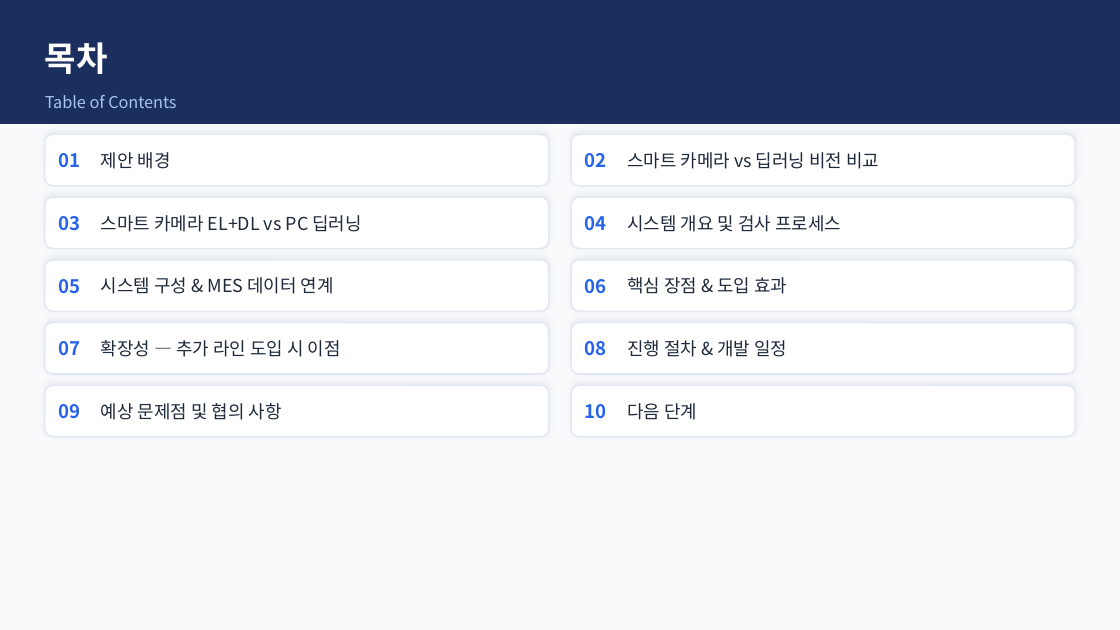
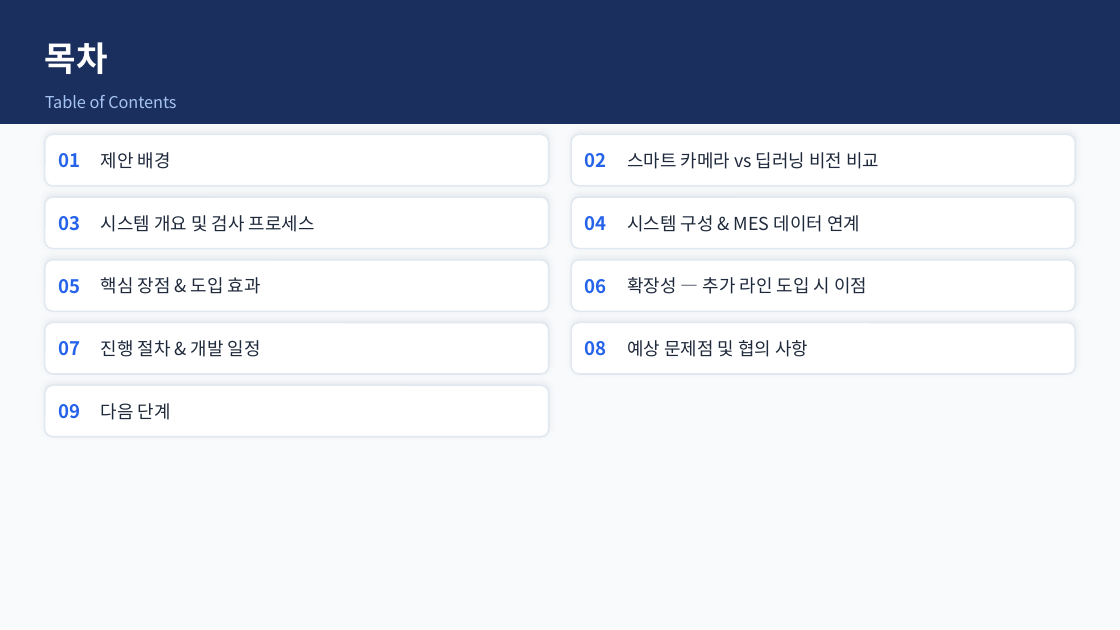
Before and after one commit to Insys-HQ/Insys-review, a slide deck: slide 2 of winnercomb.pptx. Drawn at 1120x630 pixels with LibreOffice and Linux fonts; fonts in the diff are those of the drawing. Boxes give left, top, right and bottom in pixels: in the first picture for what was removed or moved away, otherwise in the second. Text is boxed around its words. In the diff, an @@ line names an element or a change of style, - is before the commit and + after.

```diff
--- a/winnercomb.pptx
+++ b/winnercomb.pptx
@@ text at [101, 215, 315, 232]: text changed @@
-스마트 카메라 EL+DL vs PC 딥러닝
+시스템 개요 및 검사 프로세스
@@ text at [627, 215, 860, 232]: text changed @@
-시스템 개요 및 검사 프로세스
+시스템 구성 & MES 데이터 연계
@@ text at [101, 277, 261, 294]: text changed @@
-시스템 구성 & MES 데이터 연계
+핵심 장점 & 도입 효과
@@ text at [627, 277, 867, 294]: text changed @@
-핵심 장점 & 도입 효과
+확장성 — 추가 라인 도입 시 이점
@@ text at [101, 340, 261, 357]: text changed @@
-확장성 — 추가 라인 도입 시 이점
+진행 절차 & 개발 일정
@@ text at [627, 340, 808, 357]: text changed @@
-진행 절차 & 개발 일정
+예상 문제점 및 협의 사항
@@ rounded rectangle removed at [571, 385, 1075, 437] @@
@@ text at [101, 403, 171, 420]: text changed @@
-예상 문제점 및 협의 사항
+다음 단계
@@ text removed at [585, 404, 607, 419] @@
-10
@@ text removed at [627, 403, 697, 420] @@
-다음 단계
```
Also in this commit, not shown: 1 other slide changed, 1 slide removed.
